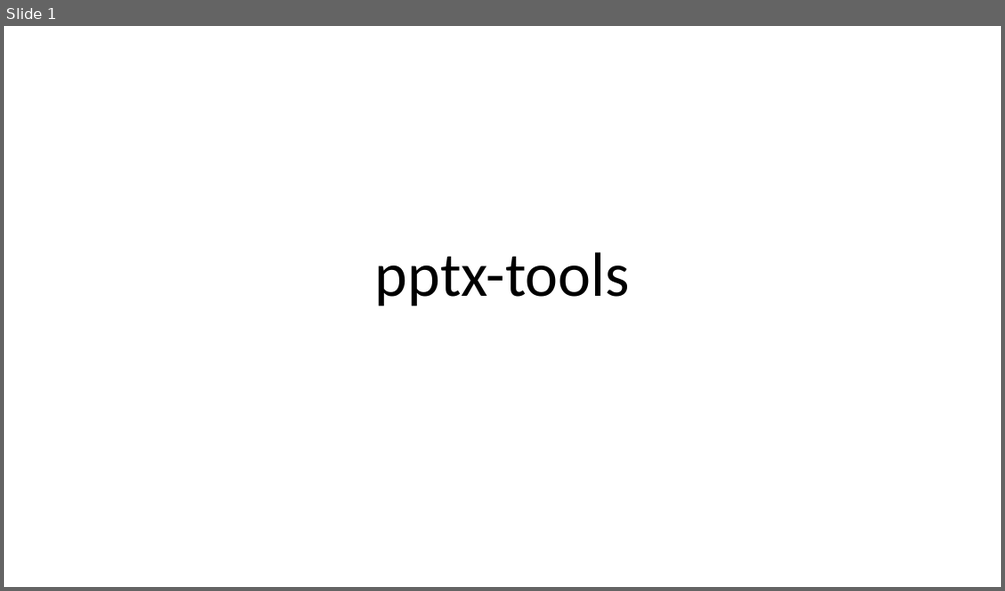
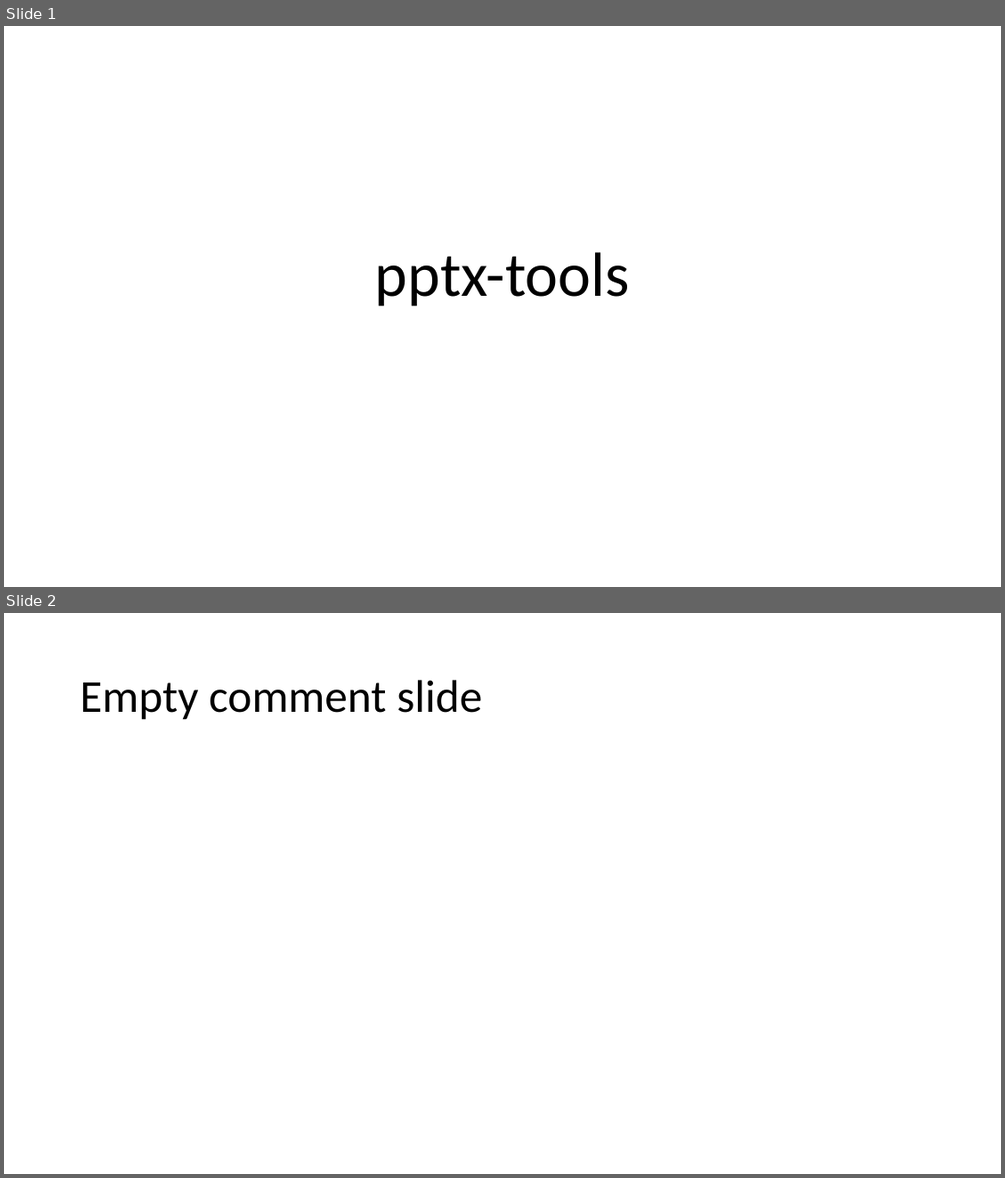
Before and after one commit to iory/pptx-tools, a slide deck: pptx_tools/data/hello.pptx. Shown one above the other, each under a label of ours: slide 1 before the commit, slides 1 and 2 after it. The pictures are 1005x591 and 1005x1178 pixels, drawn with LibreOffice and Linux fonts; fonts in the diff are those of the drawing. Boxes give left, top, right and bottom in pixels: in the first picture for what was removed or moved away, otherwise in the second. Text is boxed around its words. In the diff, an @@ line names an element or a change of style, - is before the commit and + after.

Commit message:
Update slide

```diff
--- a/pptx_tools/data/hello.pptx
+++ b/pptx_tools/data/hello.pptx
@@ slide 2 added at [4,613,1001,1174], background #FFFFFF @@
@@ title added at [80,680,482,720], 44 pt, text #000000 @@
+Empty comment slide
```
Also in this commit, not shown: 1 other slide added.
